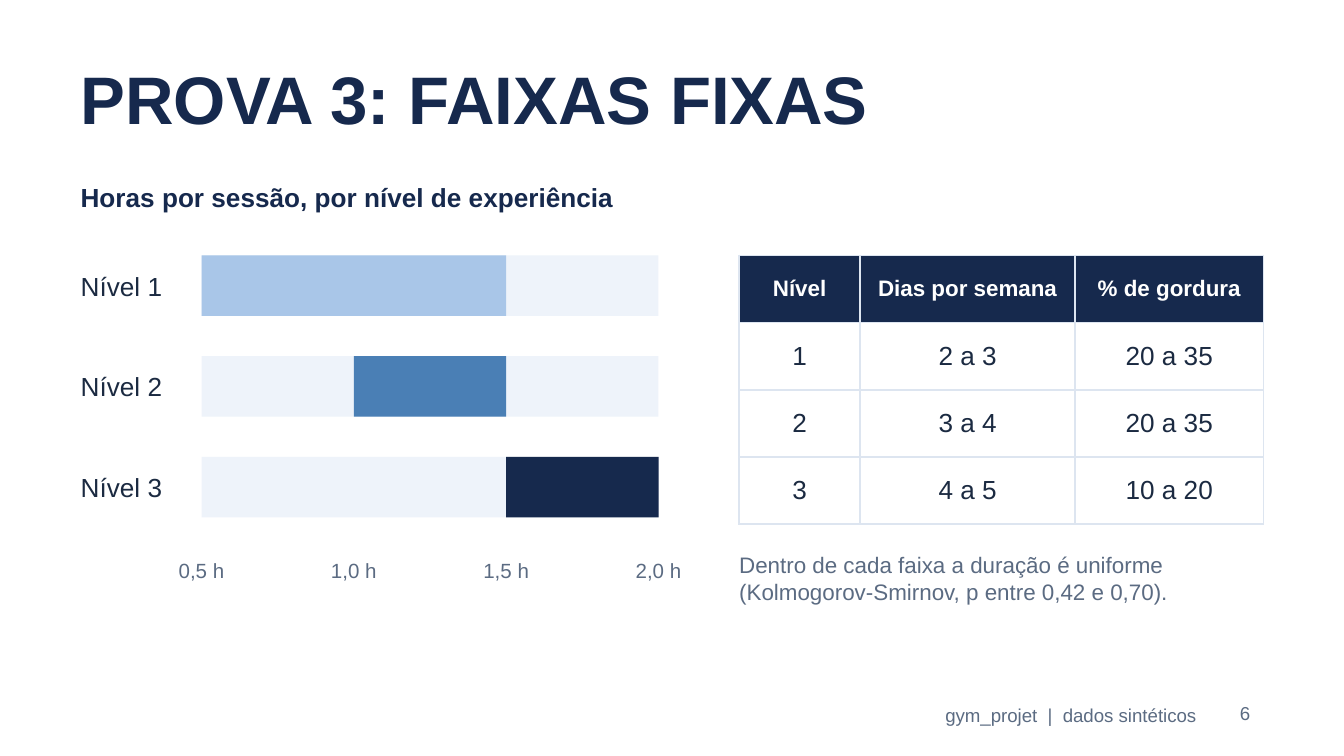
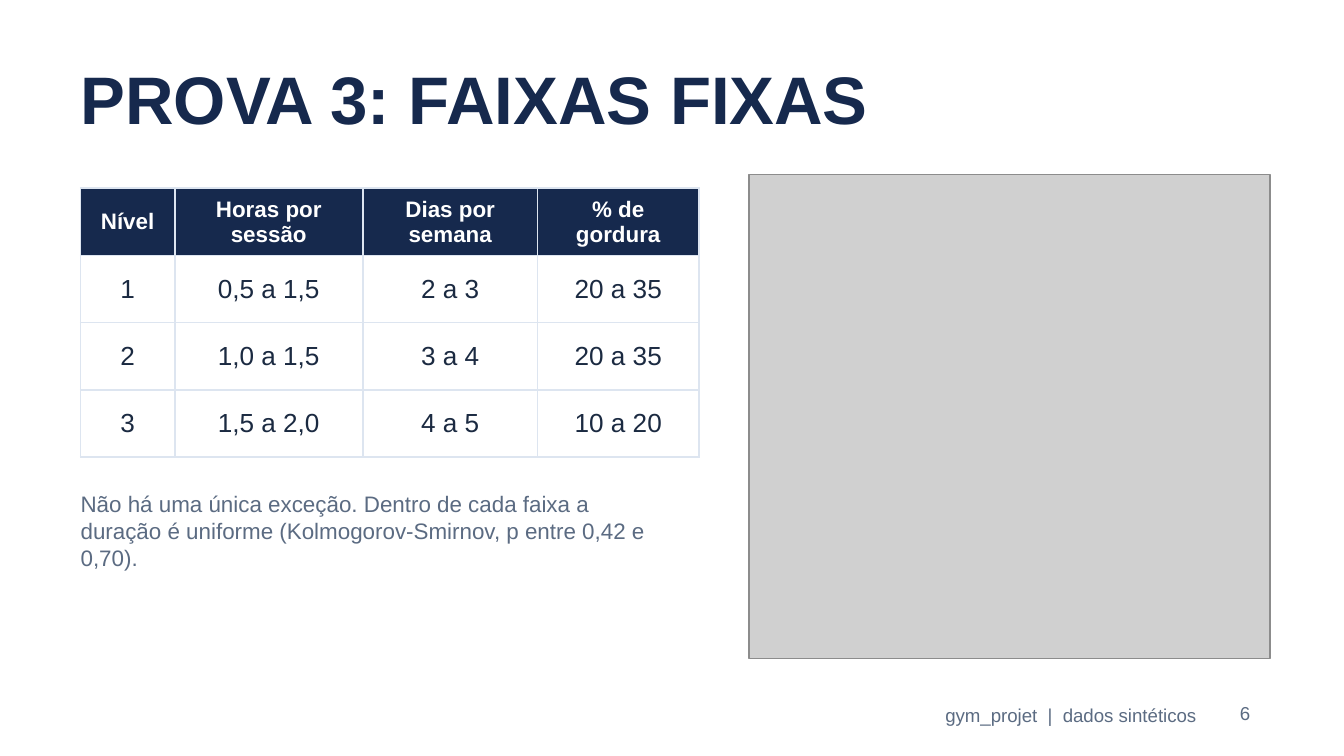
Before and after one commit to pintoleodgar/gym_projet, a slide deck: slide 6 of apresentacao/gym_projet.pptx. Drawn at 1344x756 pixels with LibreOffice and Linux fonts; fonts in the diff are those of the drawing; grey boxes stand for pictures; background and template pictures are left out. Boxes give left, top, right and bottom in pixels: in the first picture for what was removed or moved away, otherwise in the second. Text is boxed around its words. In the diff, an @@ line names an element or a change of style, - is before the commit and + after.

Commit message:
Apresentação com as figuras do projeto
Os slides das provas e das consequências passam a mostrar os painéis
das figuras geradas pelos scripts, em vez de gráficos refeitos.

```diff
--- a/apresentacao/gym_projet.pptx
+++ b/apresentacao/gym_projet.pptx
@@ picture added at (x1=749, y1=175, x2=1270, y2=659) @@
@@ table at (x1=81, y1=188, x2=699, y2=440) @@
+column 2: Horas por sessão | 0,5 a 1,5 | 1,0 a 1,5 | 1,5 a 2,0
@@ table resized from (x1=739, y1=255, x2=1263, y2=504) to (x1=81, y1=188, x2=699, y2=440) @@
@@ text removed at (x1=81, y1=187, x2=613, y2=213) @@
-Horas por sessão, por nível de experiência
@@ rectangle removed at (x1=202, y1=255, x2=659, y2=316) @@
@@ rectangle removed at (x1=202, y1=255, x2=507, y2=316) @@
@@ text removed at (x1=81, y1=276, x2=163, y2=297) @@
-Nível 1
@@ rectangle removed at (x1=202, y1=356, x2=659, y2=417) @@
@@ rectangle removed at (x1=353, y1=356, x2=505, y2=417) @@
@@ text removed at (x1=81, y1=376, x2=163, y2=397) @@
-Nível 2
@@ text removed at (x1=81, y1=477, x2=163, y2=498) @@
-Nível 3
@@ rectangle removed at (x1=202, y1=457, x2=659, y2=517) @@
@@ rectangle removed at (x1=507, y1=457, x2=659, y2=517) @@
@@ text at (x1=81, y1=495, x2=644, y2=571): text changed @@
-Dentro de cada faixa a duração é uniforme (Kolmogorov-Smirnov, p entre 0,42 e 0,70).
+Não há uma única exceção. Dentro de cada faixa a duração é uniforme (Kolmogorov-Smirnov, p entre 0,42 e 0,70).
@@ text removed at (x1=179, y1=563, x2=224, y2=581) @@
-0,5 h
@@ text removed at (x1=331, y1=563, x2=376, y2=581) @@
-1,0 h
@@ text removed at (x1=483, y1=563, x2=529, y2=581) @@
-1,5 h
@@ text removed at (x1=636, y1=563, x2=681, y2=581) @@
-2,0 h
```
Also in this commit, not shown: 6 other slides changed, 1 slide added.
